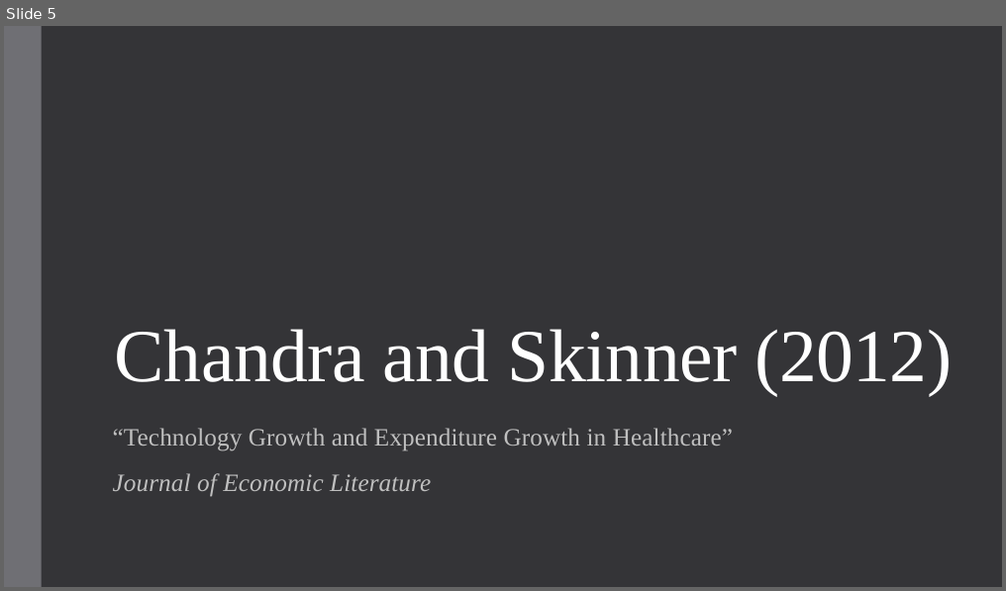
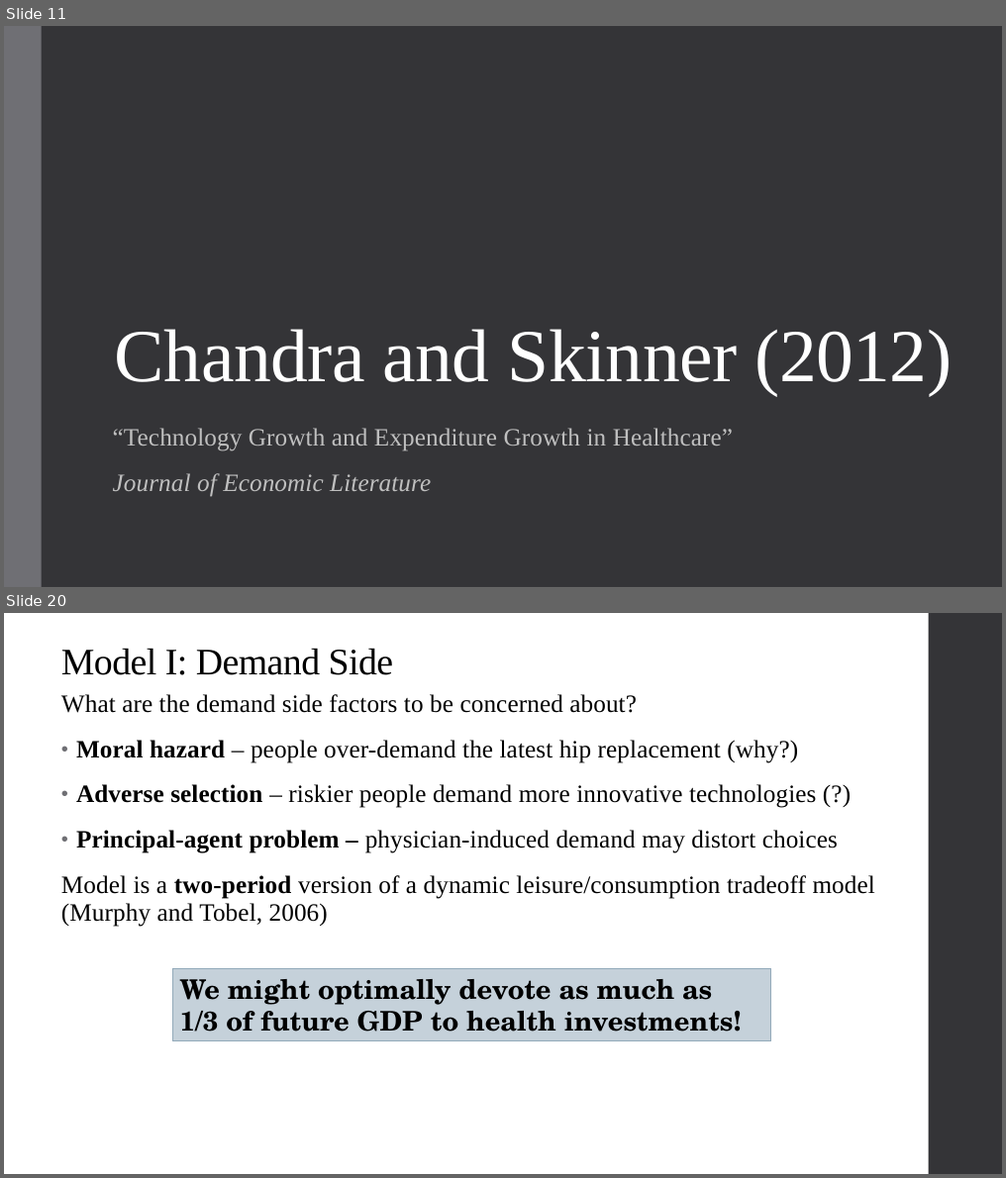
Before and after one commit to alex-hoagland/HAD6750H, a slide deck: Lecture11_Innovation/L11Slides_Innovation_2023W.pptx. Shown one above the other, each under a label of ours: slide 5 before the commit, slides 11 and 20 after it; the slides between them are not shown. The pictures are 1006x591 and 1006x1178 pixels, drawn with LibreOffice and Linux fonts; fonts in the diff are those of the drawing. Boxes give left, top, right and bottom in pixels: in the first picture for what was removed or moved away, otherwise in the second. Text is boxed around its words. In the diff, an @@ line names an element or a change of style, - is before the commit and + after.

```diff
--- a/Lecture11_Innovation/L11Slides_Innovation_2023W.pptx
+++ b/Lecture11_Innovation/L11Slides_Innovation_2023W.pptx
@@ slide 20 added at (4, 613, 1002, 1174), background #FFFFFF @@
@@ rectangle added at (929, 613, 1002, 1174), fill #353537 @@
@@ text added at (61, 648, 394, 675), 36 pt, text #000000 @@
+Model I: Demand Side
@@ text added at (61, 694, 875, 927), 24 pt, text #000000 @@
+What are the demand side factors to be concerned about?
+• Moral hazard – people over-demand the latest hip replacement (why?)
+• Adverse selection – riskier people demand more innovative technologies (?)
+• Principal-agent problem – physician-induced demand may distort choices
+Model is a two-period version of a dynamic leisure/consumption tradeoff model (Murphy and Tobel, 2006)
@@ rectangle added at (172, 968, 771, 1042), fill #C5D1DA, outline #92A9B9 0.75 pt, 26 pt, text #000000, bold @@
+We might optimally devote as much as
+1/3 of future GDP to health investments!
@@ what was slide 5 is now slide 11 @@
```
Also in this commit, not shown: 1 slide changed, 44 other slides added, 5 slides removed.
